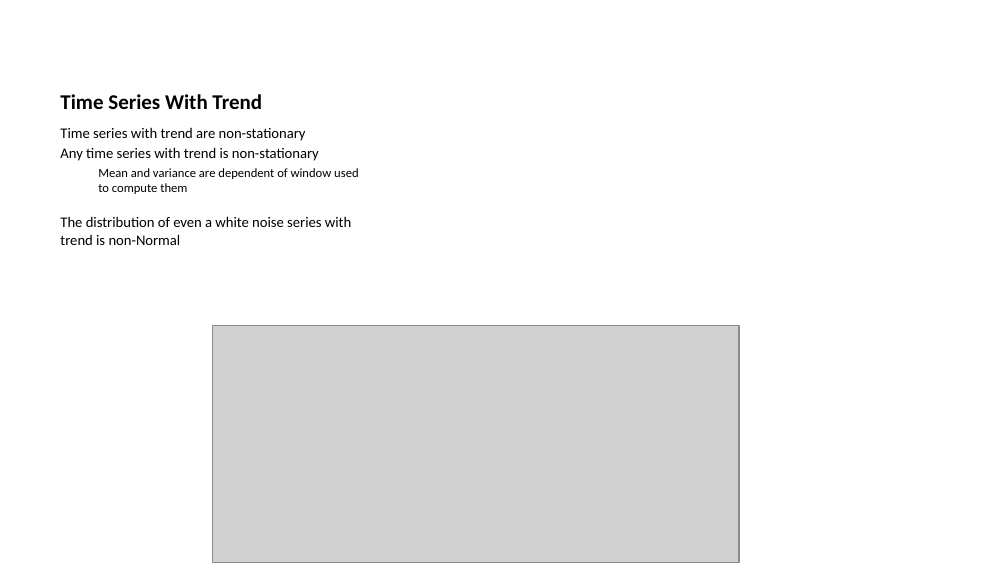
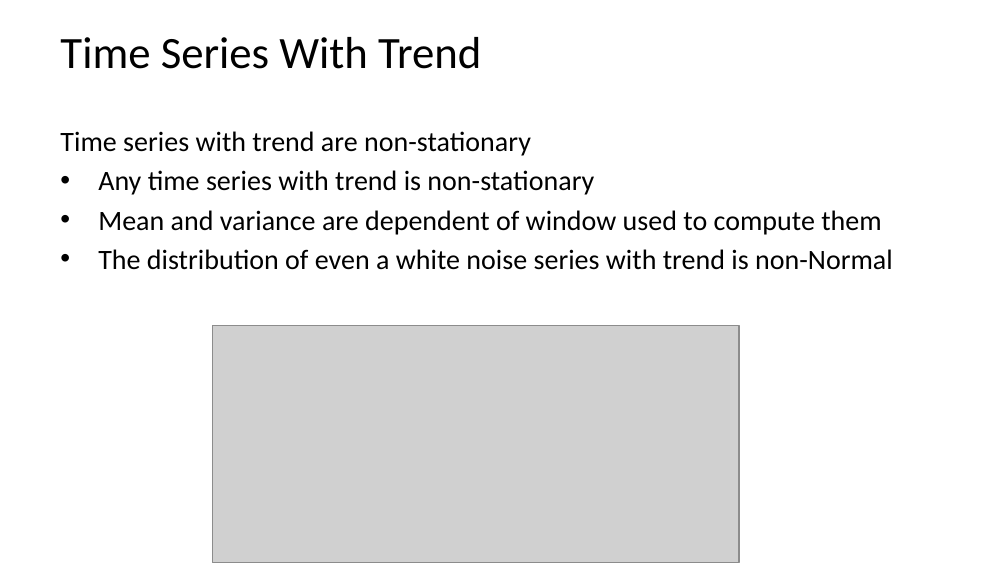
Before and after one commit to StephenElston/CSCI-E-83, a slide deck: slide 32 of LectureSlides/11_IntroductionToTimeSeries.pptx. Drawn at 1008x567 pixels with LibreOffice and Linux fonts; fonts in the diff are those of the drawing; grey boxes stand for pictures. Boxes give left, top, right and bottom in pixels: in the first picture for what was removed or moved away, otherwise in the second. Text is boxed around its words. In the diff, an @@ line names an element or a change of style, - is before the commit and + after.

```diff
--- a/LectureSlides/11_IntroductionToTimeSeries.pptx
+++ b/LectureSlides/11_IntroductionToTimeSeries.pptx
@@ title "Time Series With Trend" at (60, 37, 481, 69): size 15 to 32 pt, bold off @@
@@ text "Time series with trend are ..." at (60, 131, 893, 270): size 10.5 to 20 pt in "Time series with trend are non-stationary", "Any time series with trend is non-stationary", "The distribution of even a white noise ..."; size 9 to 20 pt in "Mean and variance are dependent of window ..."; more space between paragraphs; bullet none to •; list level 2 to 1 in "Mean and variance are dependent ..." @@
```
Also in this commit, not shown: 10 other slides changed, 2 slides added, 1 slide removed.
